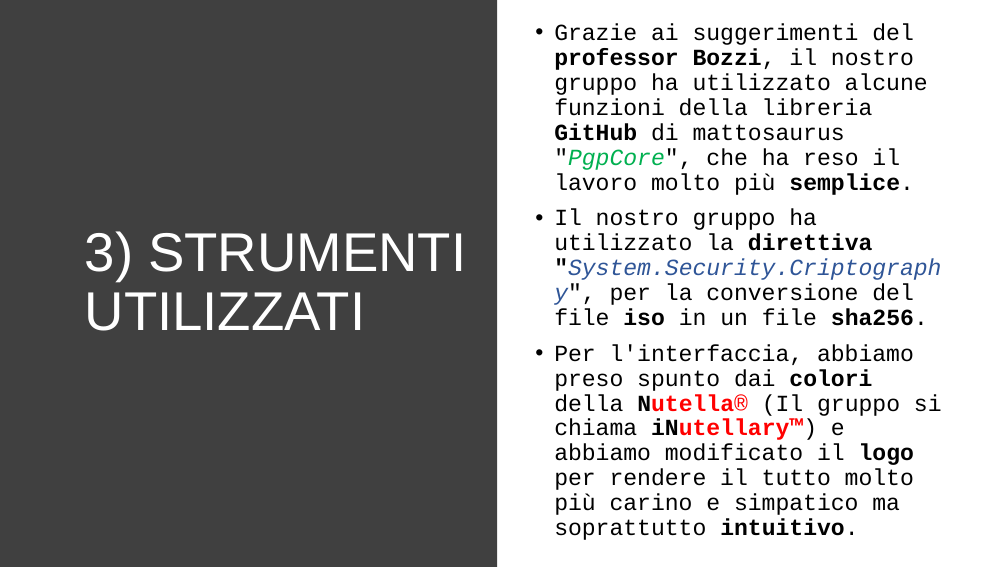
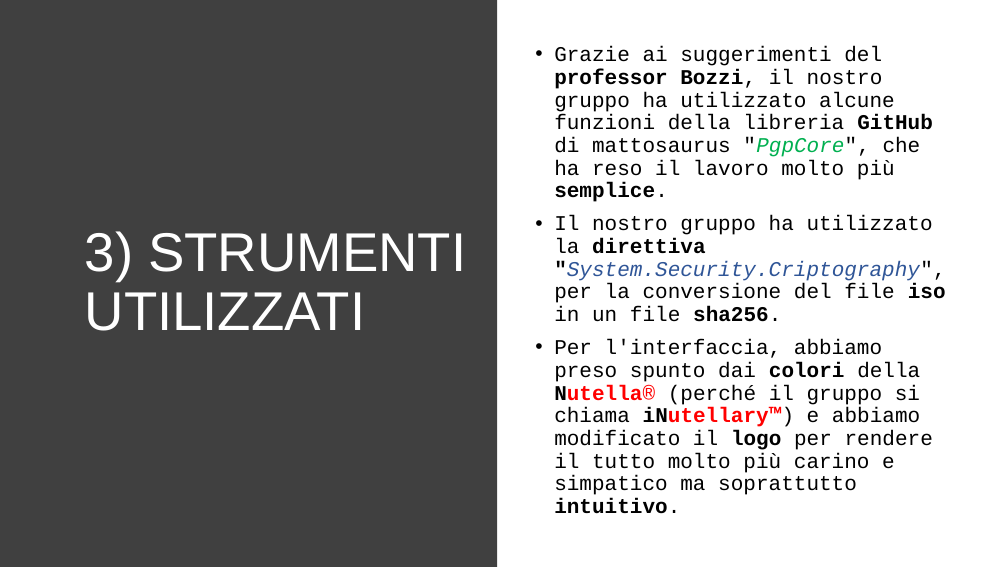
Before and after one commit to ItisMajo-2021-4DINFO-Informatica/4di-2022-progetto-valida-download-inutellary, a slide deck: slide 4 of 03-codice/iNutellaryPresentazione.pptx. Drawn at 1008x567 pixels with LibreOffice and Linux fonts; fonts in the diff are those of the drawing. Boxes give left, top, right and bottom in pixels: in the first picture for what was removed or moved away, otherwise in the second. Text is boxed around its words. In the diff, an @@ line names an element or a change of style, - is before the commit and + after.

```diff
--- a/03-codice/iNutellaryPresentazione.pptx
+++ b/03-codice/iNutellaryPresentazione.pptx
@@ text at (554,46,946,322): size 22 to 20 pt in "Grazie ai suggerimenti del professor Bozzi, il ...", "Il nostro gruppo ha utilizzato la direttiva ..." @@
@@ text at (554,339,933,514): text changed; size 22 to 20 pt @@
-• Per l'interfaccia, abbiamo preso spunto dai colori della Nutella® (Il gruppo si chiama iNutellary™) e abbiamo modificato il logo per rendere il tutto molto più carino e simpatico ma soprattutto intuitivo.
+• Per l'interfaccia, abbiamo preso spunto dai colori della Nutella® (perché il gruppo si chiama iNutellary™) e abbiamo modificato il logo per rendere il tutto molto più carino e simpatico ma soprattutto intuitivo.
```
Also in this commit, not shown: 2 other slides changed.
